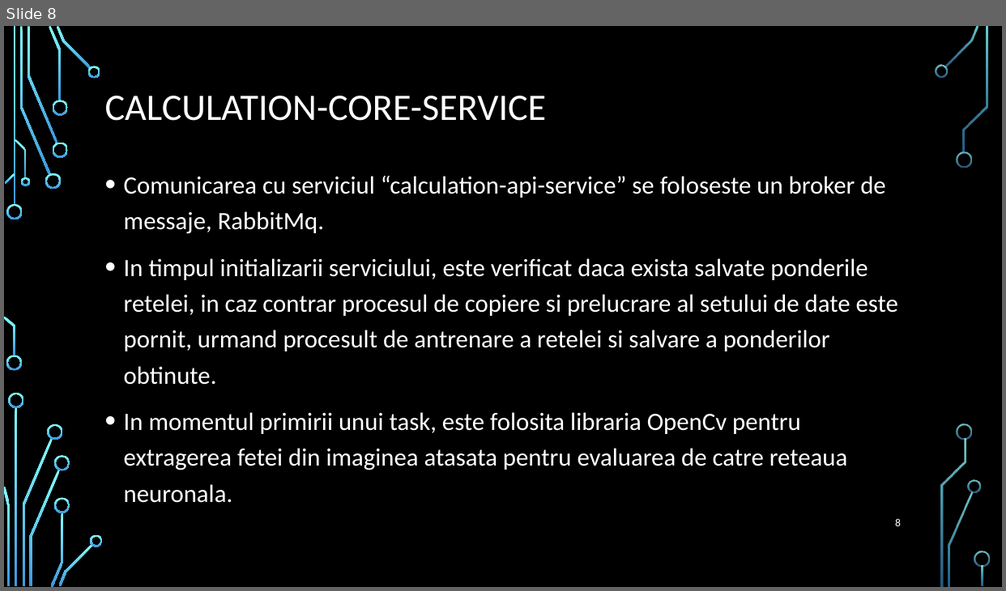
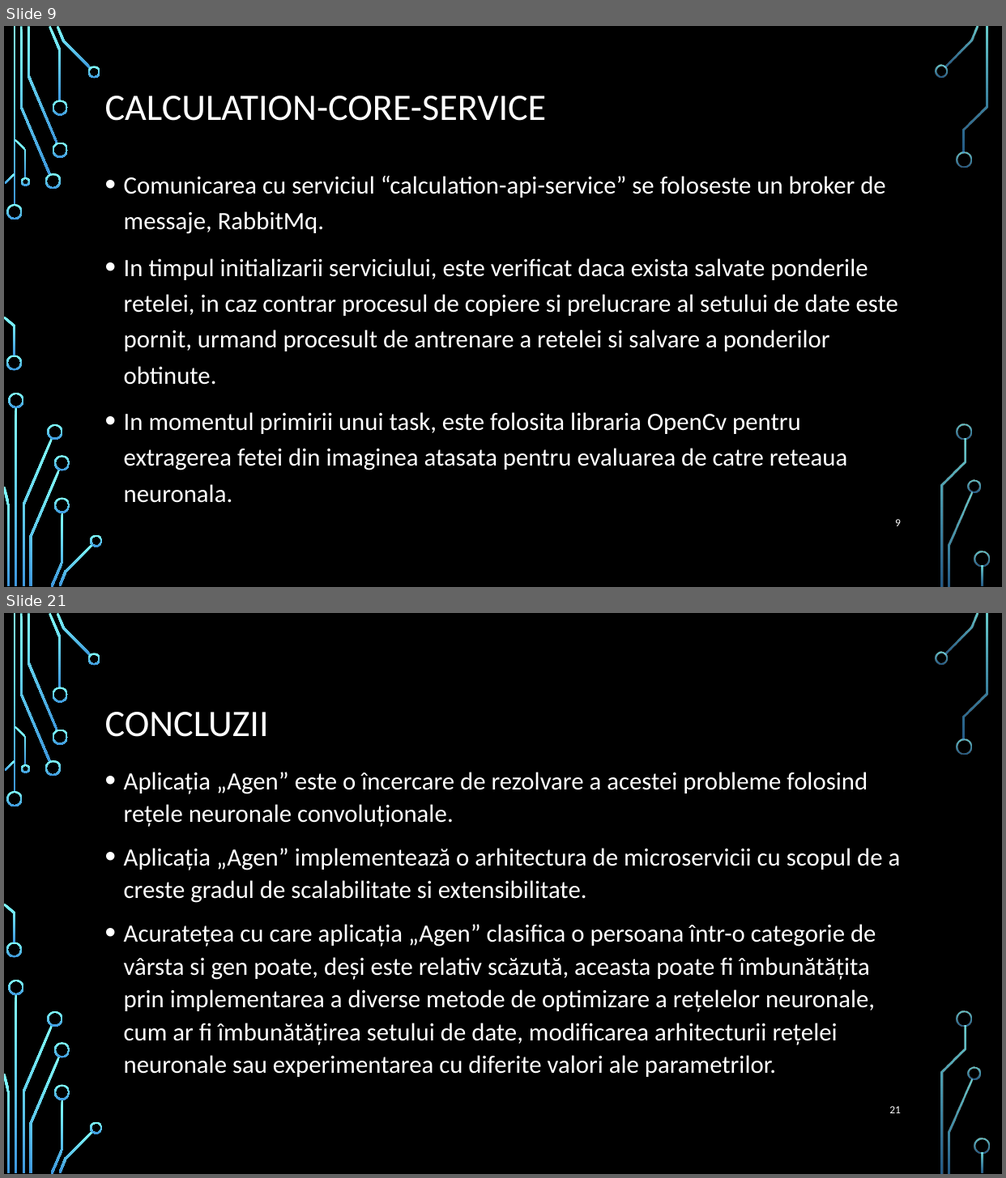
Before and after one commit to cristi-dorneanu/Agen, a slide deck: Licenta2018DorneanuCristian/AGEN.pptx. Shown one above the other, each under a label of ours: slide 8 before the commit, slides 9 and 21 after it; the slides between them are not shown. The pictures are 1006x591 and 1006x1178 pixels, drawn with LibreOffice and Linux fonts; fonts in the diff are those of the drawing; background and template pictures are left out. Boxes give left, top, right and bottom in pixels: in the first picture for what was removed or moved away, otherwise in the second. Text is boxed around its words. In the diff, an @@ line names an element or a change of style, - is before the commit and + after.

```diff
--- a/Licenta2018DorneanuCristian/AGEN.pptx
+++ b/Licenta2018DorneanuCristian/AGEN.pptx
@@ slide 21 added at [4,613,1002,1174], background picture (left out); not listed: 36 template elements that a slide beside it also shows @@
@@ title added at [105,712,269,737], 36 pt, text #FFFFFF @@
+CONCLUZII
@@ text added at [124,772,901,1077], 24 pt, text #FFFFFF @@
+• Aplicația „Agen” este o încercare de rezolvare a acestei probleme folosind rețele neuronale convoluționale.
+• Aplicația „Agen” implementează o arhitectura de microservicii cu scopul de a creste gradul de scalabilitate si extensibilitate.
+• Acuratețea cu care aplicația „Agen” clasifica o persoana într-o categorie de vârsta si gen poate, deși este relativ scăzută, aceasta poate fi îmbunătățita prin implementarea a diverse metode de optimizare a rețelelor neuronale, cum ar fi îmbunătățirea setului de date, modificarea arhitecturii rețelei neuronale sau experimentarea cu diferite valori ale parametrilor.
@@ page number added at [889,1106,901,1114], 10.5 pt, text #FFFFFF @@
+21
@@ what was slide 8 is now slide 9 @@
@@ page number at [895,519,901,527]: text changed @@
-8
+9
```
Also in this commit, not shown: 4 slides changed, 10 other slides added, 7 slides removed, 2 other files.
